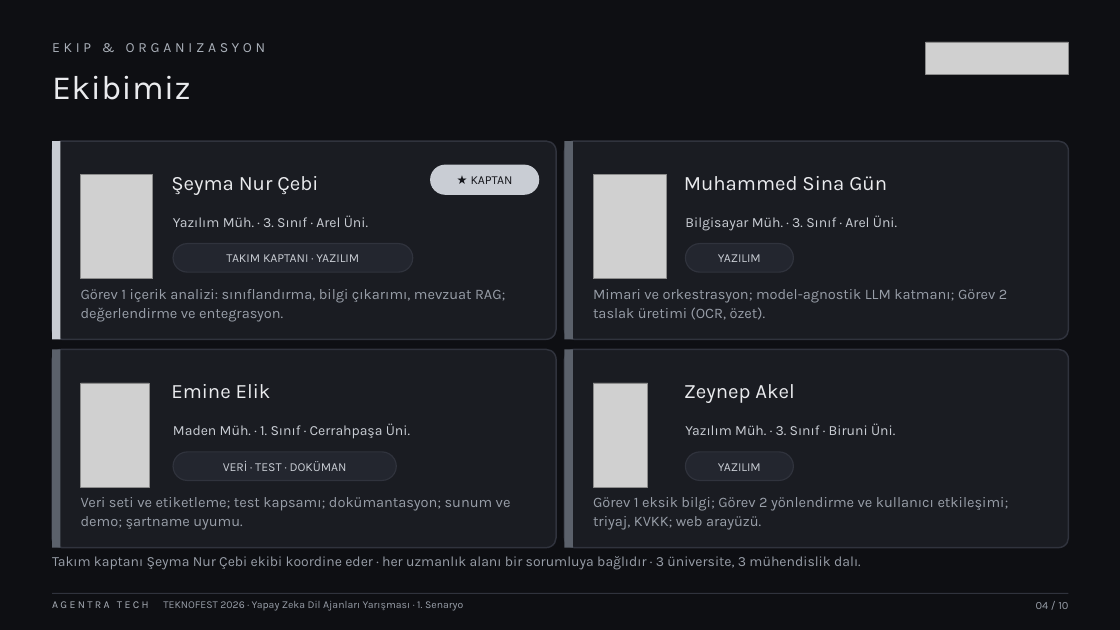
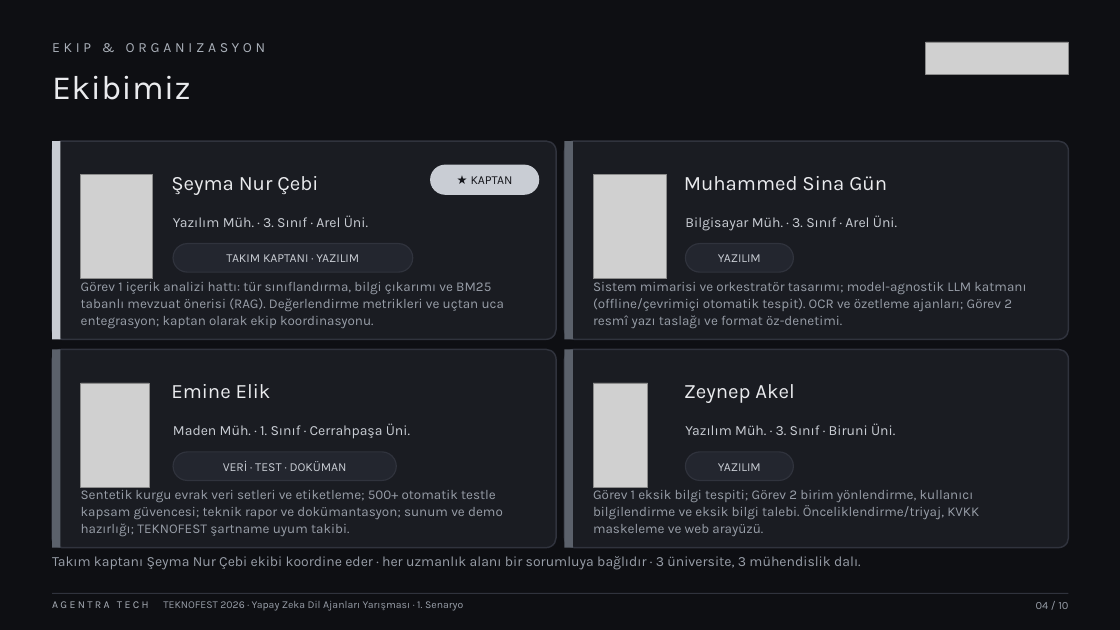
Before and after one commit to msgxr/teknofest-2026-kamu-evrak-akilli-ajan, a slide deck: slide 4 of presentations/Agentra_Tech_Takim_Tanitim_Sunum.pptx. Drawn at 1120x630 pixels with LibreOffice and Linux fonts; fonts in the diff are those of the drawing; grey boxes stand for pictures. Boxes give left, top, right and bottom in pixels: in the first picture for what was removed or moved away, otherwise in the second. Text is boxed around its words. In the diff, an @@ line names an element or a change of style, - is before the commit and + after.

Commit message:
chore: otomatik kayit 2026-07-16 21:35

```diff
--- a/presentations/Agentra_Tech_Takim_Tanitim_Sunum.pptx
+++ b/presentations/Agentra_Tech_Takim_Tanitim_Sunum.pptx
@@ text at [81,282,504,328]: text changed; size 12.5 to 11.5 pt @@
-Görev 1 içerik analizi: sınıflandırma, bilgi çıkarımı, mevzuat RAG; değerlendirme ve entegrasyon.
+Görev 1 içerik analizi hattı: tür sınıflandırma, bilgi çıkarımı ve BM25 tabanlı mevzuat önerisi (RAG). Değerlendirme metrikleri ve uçtan uca entegrasyon; kaptan olarak ekip koordinasyonu.
@@ text at [593,282,1026,328]: text changed; size 12.5 to 11.5 pt @@
-Mimari ve orkestrasyon; model-agnostik LLM katmanı; Görev 2 taslak üretimi (OCR, özet).
+Sistem mimarisi ve orkestratör tasarımı; model-agnostik LLM katmanı (offline/çevrimiçi otomatik tespit). OCR ve özetleme ajanları; Görev 2 resmî yazı taslağı ve format öz-denetimi.
@@ text at [81,487,503,536]: text changed; size 12.5 to 11.5 pt @@
-Veri seti ve etiketleme; test kapsamı; dokümantasyon; sunum ve demo; şartname uyumu.
+Sentetik kurgu evrak veri setleri ve etiketleme; 500+ otomatik testle kapsam güvencesi; teknik rapor ve dokümantasyon; sunum ve demo hazırlığı; TEKNOFEST şartname uyum takibi.
@@ text at [593,487,979,536]: text changed; size 12.5 to 11.5 pt @@
-Görev 1 eksik bilgi; Görev 2 yönlendirme ve kullanıcı etkileşimi; triyaj, KVKK; web arayüzü.
+Görev 1 eksik bilgi tespiti; Görev 2 birim yönlendirme, kullanıcı bilgilendirme ve eksik bilgi talebi. Önceliklendirme/triyaj, KVKK maskeleme ve web arayüzü.
```
Also in this commit, not shown: 2 other slides changed, 1 other file.
